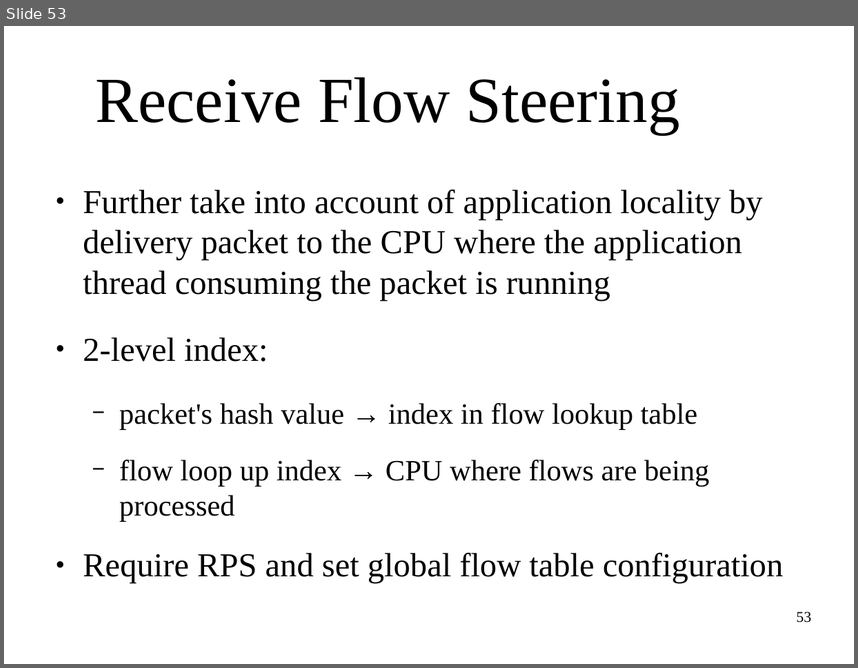
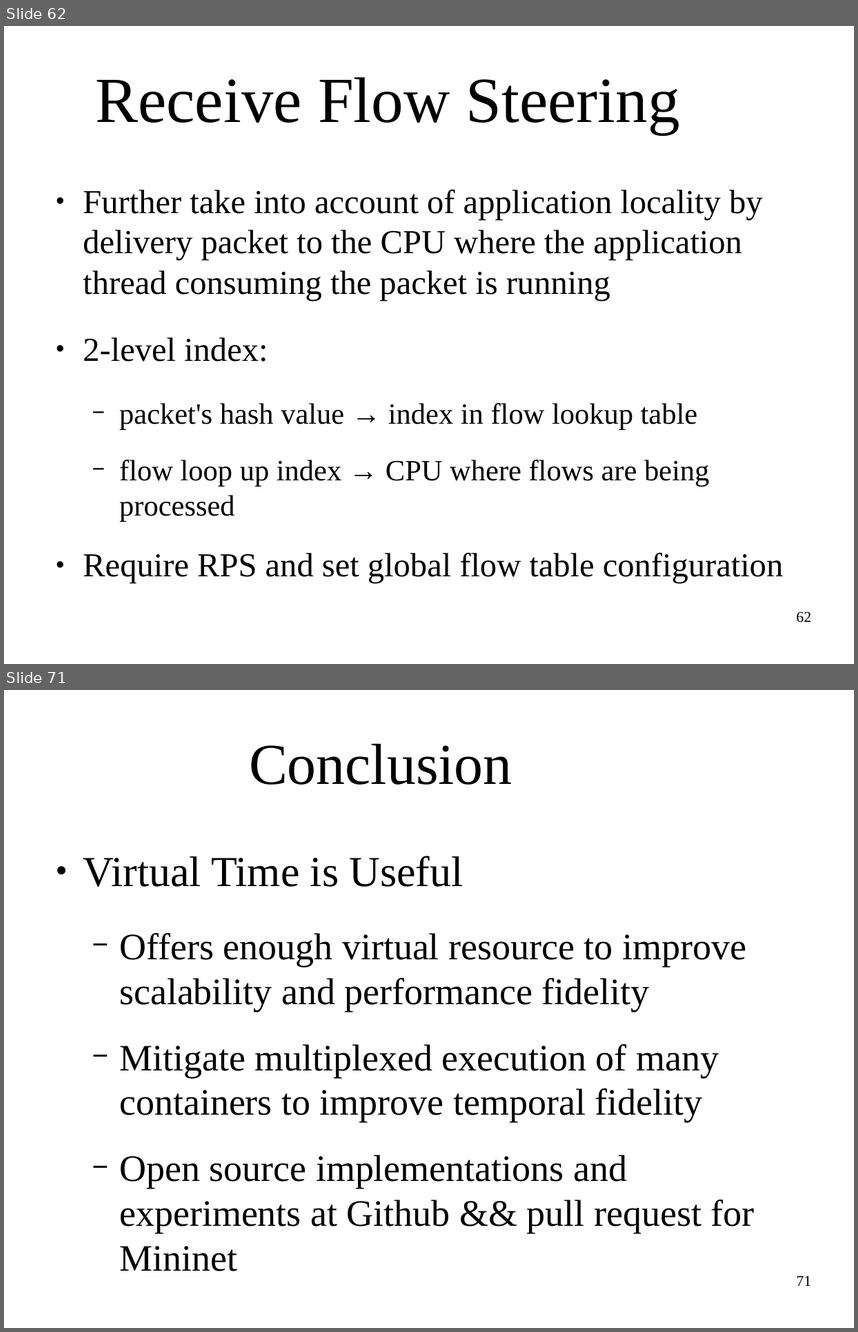
Before and after one commit to littlepretty/OralExam2015, a slide deck: VirtualTime.odp. Shown one above the other, each under a label of ours: slide 53 before the commit, slides 62 and 71 after it; the slides between them are not shown. The pictures are 858x668 and 858x1332 pixels, drawn with LibreOffice and Linux fonts; fonts in the diff are those of the drawing; background and template pictures are left out. Boxes give left, top, right and bottom in pixels: in the first picture for what was removed or moved away, otherwise in the second. Text is boxed around its words. In the diff, an @@ line names an element or a change of style, - is before the commit and + after.

```diff
--- a/VirtualTime.odp
+++ b/VirtualTime.odp
@@ slide 71 added at (4, 690, 854, 1328), background picture (left out) @@
@@ title added at (249, 744, 513, 785), 54 pt, text #000000 @@
+Conclusion
@@ text added at (83, 856, 755, 1233), 34.9 pt, text #000000 @@
+● Virtual Time is Useful
+  − Offers enough virtual resource to improve scalability and performance fidelity
+  − Mitigate multiplexed execution of many containers to improve temporal fidelity
+  − Open source implementations and experiments at Github && pull request for Mininet
@@ page number added at (796, 1275, 811, 1285), 14 pt, text #000000 @@
+71
@@ what was slide 53 is now slide 62 @@
@@ page number at (796, 611, 811, 622): text changed @@
-53
+62
```
Also in this commit, not shown: 2 slides changed, 8 other slides added, 7 slides removed.
